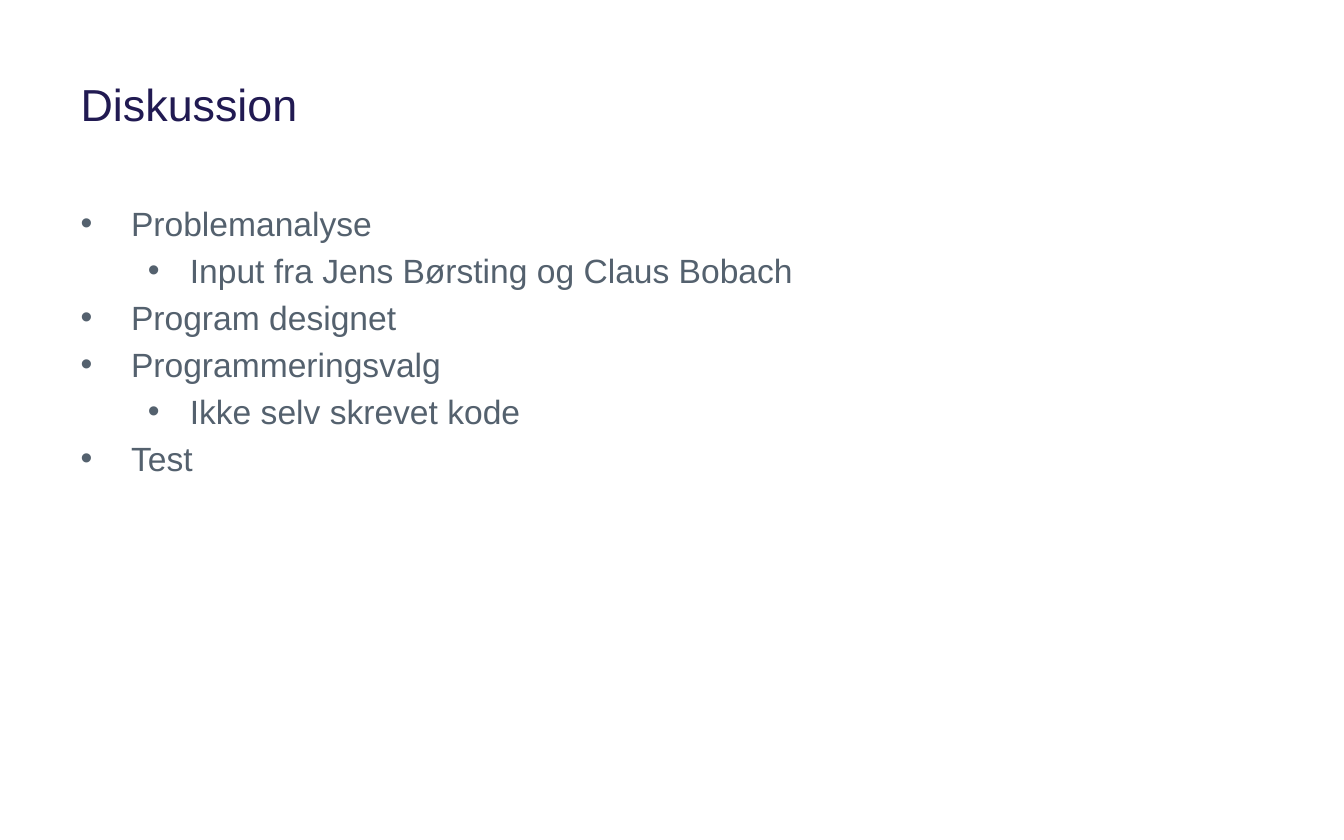
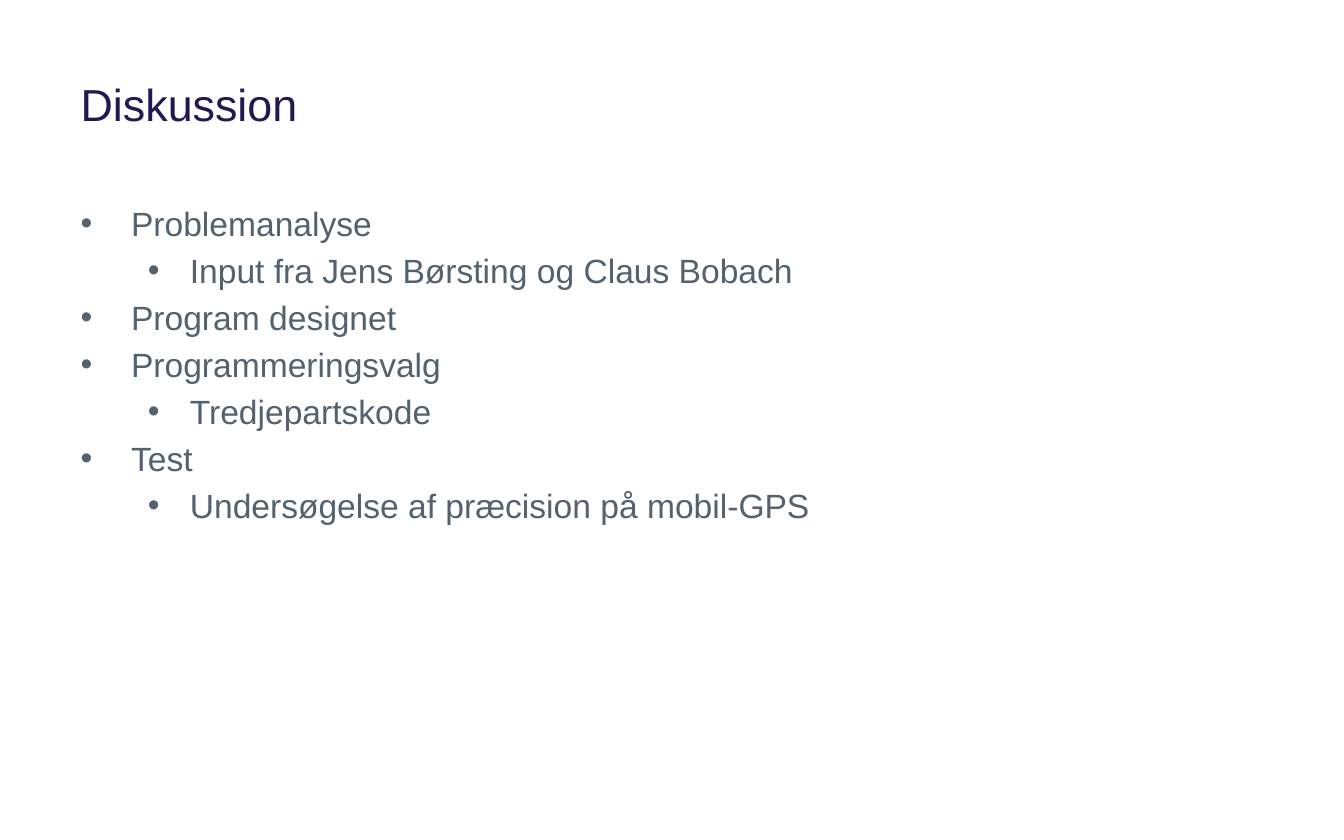
Before and after one commit to Haurum/P2, a slide deck: slide 18 of PP OT.pptx. Drawn at 1344x840 pixels with LibreOffice and Linux fonts; fonts in the diff are those of the drawing; background and template pictures are left out. Boxes give left, top, right and bottom in pixels: in the first picture for what was removed or moved away, otherwise in the second. Text is boxed around its words. In the diff, an @@ line names an element or a change of style, - is before the commit and + after.

```diff
--- a/PP OT.pptx
+++ b/PP OT.pptx
@@ text at bbox=[190, 399, 431, 430]: text changed @@
-  • Ikke selv skrevet kode
+  • Tredjepartskode
@@ text at bbox=[190, 491, 809, 524]: paragraph added @@
+  • Undersøgelse af præcision på mobil-GPS
```
Also in this commit, not shown: 6 other slides changed, 3 other files.
